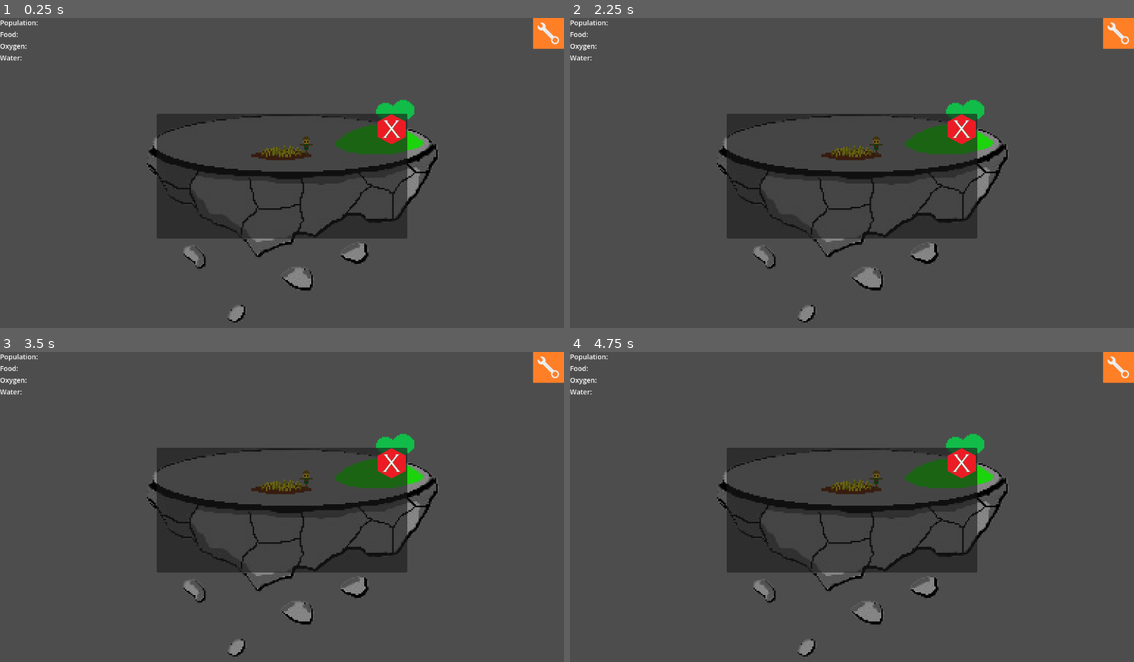
Above: before the commit, frames 1-4 (two rows, left to right).
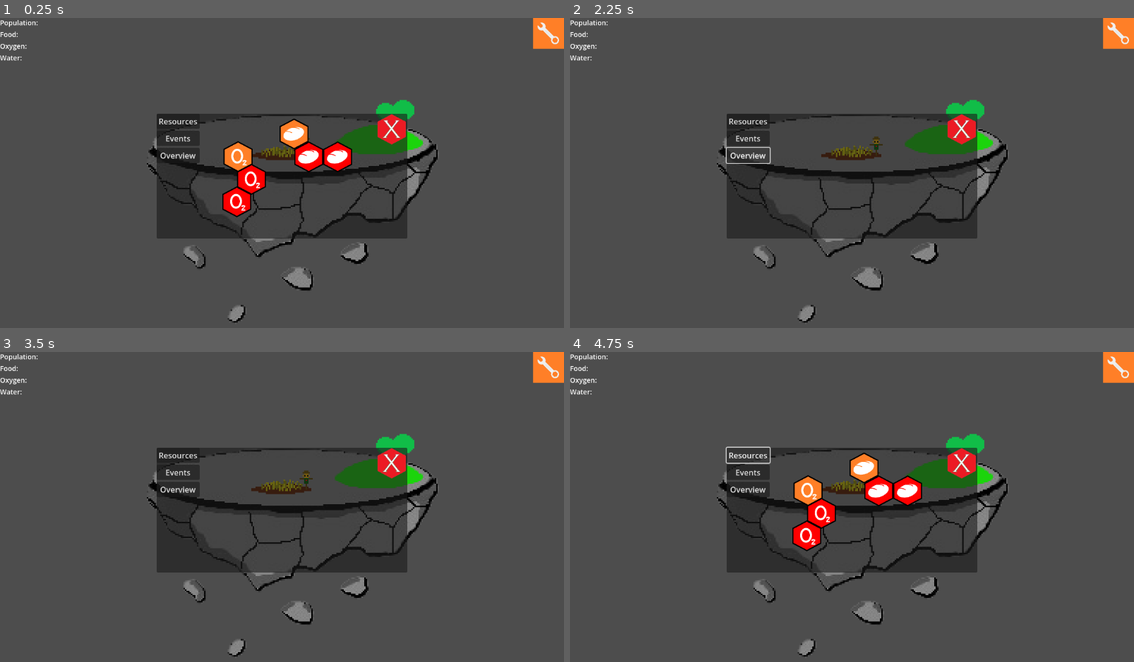
Above: after the commit, the same moments.

Repository: AvilaAndre/GlobalGameJam2025
Game: Godot game, scene res://scenes/planet_focus.tscn
The game is run twice, just before and just after one commit, with the same random seed, the same clock (stepped at 60 frames per second) and the same inputs. This scene is started directly instead of the project's main scene.
Inputs (mouse positions are in pixels of both pictures, inside the frame that each line leads up to):
- Up to frame 1 (0.25 s): no input
- Up to frame 2 (2.25 s): click (750, 120) at 0.5 s, where only the run after the commit has a clickable "Resources"; click (750, 138) at 1.25 s, where only the run after the commit has a clickable "Events"; click (750, 154) at 2 s, where only the run after the commit has a clickable "Overview"
- Up to frame 3 (3.5 s): click (547, 367) at 2.75 s
- Up to frame 4 (4.75 s): click (1117, 367) at 3.5 s; click (750, 454) at 4.25 s, where only the run after the commit has a clickable "Resources"

The runs differ from the first frame. In frame 1, 2.9% of the frame differs, in the area x 27-63%, y 32-65%; in frame 2, 0.6%; in frame 3, 0.6%; in frame 4, 3.0%, in the area x 27-63%, y 30-65%.
Error in both runs: Invalid assignment of property or key 'id' with value of type 'Nil' on a base object of type 'Node2D (planet_info.gd)'. (res://scripts/planet.gd:7)

Commit message:
Upgrade Screen Updates

Diff:
--- /dev/null
+++ b/Assets/Upgrades/Food/food_button_blocked.tres
@@ -0,0 +1,7 @@
+[gd_resource type="AtlasTexture" load_steps=2 format=3 uid="uid://blteh7s8ru8s7"]
+
+[ext_resource type="Texture2D" uid="uid://c17d5yqyq0r5a" path="res://Assets/Upgrades/Food/Food_Upgrade.png" id="1_s7dlf"]
+
+[resource]
+atlas = ExtResource("1_s7dlf")
+region = Rect2(133, 1, 119, 126)
--- /dev/null
+++ b/Assets/Upgrades/Food/food_button_bought.tres
@@ -0,0 +1,7 @@
+[gd_resource type="AtlasTexture" load_steps=2 format=3 uid="uid://b0y1uwmrqiqrf"]
+
+[ext_resource type="Texture2D" uid="uid://c17d5yqyq0r5a" path="res://Assets/Upgrades/Food/Food_Upgrade.png" id="1_mced1"]
+
+[resource]
+atlas = ExtResource("1_mced1")
+region = Rect2(261, 1, 119, 126)
--- /dev/null
+++ b/Assets/Upgrades/Food/food_button_default.tres
@@ -0,0 +1,7 @@
+[gd_resource type="AtlasTexture" load_steps=2 format=3 uid="uid://cu45ybiao25sr"]
+
+[ext_resource type="Texture2D" uid="uid://c17d5yqyq0r5a" path="res://Assets/Upgrades/Food/Food_Upgrade.png" id="1_gyrxd"]
+
+[resource]
+atlas = ExtResource("1_gyrxd")
+region = Rect2(5, 1, 119, 126)
--- /dev/null
+++ b/Assets/Upgrades/Oxygen/oxygen_button_blocked.tres
@@ -0,0 +1,7 @@
+[gd_resource type="AtlasTexture" load_steps=2 format=3 uid="uid://v2dh0lcvalav"]
+
+[ext_resource type="Texture2D" uid="uid://32bx0uyjyrx5" path="res://Assets/Upgrades/Oxygen/Oxygen_Upgrade-sheet.png" id="1_7osjn"]
+
+[resource]
+atlas = ExtResource("1_7osjn")
+region = Rect2(133, 1, 119, 126)
--- /dev/null
+++ b/Assets/Upgrades/Oxygen/oxygen_button_bought.tres
@@ -0,0 +1,7 @@
+[gd_resource type="AtlasTexture" load_steps=2 format=3 uid="uid://dq6io17lgcr6x"]
+
+[ext_resource type="Texture2D" uid="uid://32bx0uyjyrx5" path="res://Assets/Upgrades/Oxygen/Oxygen_Upgrade-sheet.png" id="1_7jnuy"]
+
+[resource]
+atlas = ExtResource("1_7jnuy")
+region = Rect2(261, 1, 119, 126)
--- /dev/null
+++ b/Assets/Upgrades/Oxygen/oxygen_button_default.tres
@@ -0,0 +1,7 @@
+[gd_resource type="AtlasTexture" load_steps=2 format=3 uid="uid://b23hl2t7gafom"]
+
+[ext_resource type="Texture2D" uid="uid://32bx0uyjyrx5" path="res://Assets/Upgrades/Oxygen/Oxygen_Upgrade-sheet.png" id="1_r3uay"]
+
+[resource]
+atlas = ExtResource("1_r3uay")
+region = Rect2(5, 1, 119, 126)
--- a/scenes/planet_focus.tscn
+++ b/scenes/planet_focus.tscn
@@ -1,9 +1,21 @@
-[gd_scene load_steps=5 format=3 uid="uid://dm6ifjkmumjnb"]
+[gd_scene load_steps=12 format=3 uid="uid://dm6ifjkmumjnb"]
 
 [ext_resource type="PackedScene" uid="uid://j7auxi2knis7" path="res://entities/planet.tscn" id="1_3a05x"]
-[ext_resource type="Script" path="res://scripts/upgrades_button.gd" id="2_dnvmm"]
-[ext_resource type="Texture2D" uid="uid://bb1ariva7e6as" path="res://Assets/Upgrade.png" id="3_l375d"]
-[ext_resource type="Texture2D" uid="uid://dm3621r6mydnp" path="res://Assets/Exit_Button.png" id="4_nqqaw"]
+[ext_resource type="Script" path="res://scripts/UI.gd" id="2_dnvmm"]
+[ext_resource type="Texture2D" uid="uid://ln40p8hnlpla" path="res://Assets/Upgrades/Upgrade.png" id="3_l375d"]
+[ext_resource type="Texture2D" uid="uid://dd0sjgj6fgp2u" path="res://Assets/Upgrades/Exit_Button.png" id="4_nqqaw"]
+[ext_resource type="Script" path="res://scripts/upgrade_panel.gd" id="4_pl7i5"]
+[ext_resource type="Texture2D" uid="uid://32bx0uyjyrx5" path="res://Assets/Upgrades/Oxygen/Oxygen_Upgrade-sheet.png" id="5_4oxay"]
+[ext_resource type="Texture2D" uid="uid://v2dh0lcvalav" path="res://Assets/Upgrades/Oxygen/oxygen_button_blocked.tres" id="7_8v1ri"]
+[ext_resource type="Texture2D" uid="uid://cu45ybiao25sr" path="res://Assets/Upgrades/Food/food_button_default.tres" id="8_0jvi4"]
+[ext_resource type="Texture2D" uid="uid://blteh7s8ru8s7" path="res://Assets/Upgrades/Food/food_button_blocked.tres" id="9_ae4wk"]
+
+[sub_resource type="AtlasTexture" id="AtlasTexture_c7cx8"]
+atlas = ExtResource("5_4oxay")
+
+[sub_resource type="AtlasTexture" id="AtlasTexture_ejokj"]
+atlas = SubResource("AtlasTexture_c7cx8")
+region = Rect2(0, 0, 128, 0)
 
 [node name="PlanetFocus" type="Node2D"]
 
@@ -83,6 +95,7 @@
 offset_bottom = 128.0
 grow_horizontal = 2
 grow_vertical = 2
+script = ExtResource("4_pl7i5")
 
 [node name="CloseButton" type="TextureButton" parent="UI/Control/UpgradePanel"]
 layout_mode = 1
@@ -96,5 +109,146 @@
 scale = Vector2(0.5, 0.5)
 texture_normal = ExtResource("4_nqqaw")
 
+[node name="TabContainer" type="VBoxContainer" parent="UI/Control/UpgradePanel"]
+layout_mode = 0
+offset_right = 40.0
+offset_bottom = 40.0
+
+[node name="Resource_tab_Button" type="Button" parent="UI/Control/UpgradePanel/TabContainer"]
+layout_mode = 2
+text = "Resources"
+
+[node name="Event_tab_Button" type="Button" parent="UI/Control/UpgradePanel/TabContainer"]
+layout_mode = 2
+text = "Events
+"
+
+[node name="Overview_tab_Button" type="Button" parent="UI/Control/UpgradePanel/TabContainer"]
+layout_mode = 2
+text = "Overview
+"
+
+[node name="WindowContainer" type="Control" parent="UI/Control/UpgradePanel"]
+anchors_preset = 0
+offset_right = 40.0
+offset_bottom = 40.0
+
+[node name="ResourceWindow" type="Control" parent="UI/Control/UpgradePanel/WindowContainer"]
+anchors_preset = 0
+offset_right = 40.0
+offset_bottom = 40.0
+
+[node name="Oxygen_Tree" type="Control" parent="UI/Control/UpgradePanel/WindowContainer/ResourceWindow"]
+anchors_preset = 0
+offset_left = -51.0
+offset_top = 14.0
+offset_right = -11.0
+offset_bottom = 54.0
+
+[node name="Oxygen_Upgrade_1" type="TextureButton" parent="UI/Control/UpgradePanel/WindowContainer/ResourceWindow/Oxygen_Tree"]
+layout_mode = 0
+offset_left = 185.0
+offset_top = 42.0
+offset_right = 313.0
+offset_bottom = 170.0
+scale = Vector2(0.5, 0.5)
+texture_normal = SubResource("AtlasTexture_ejokj")
+
+[node name="Oxygen_1_Label" type="Label" parent="UI/Control/UpgradePanel/WindowContainer/ResourceWindow/Oxygen_Tree/Oxygen_Upgrade_1"]
+visible = false
+layout_mode = 0
+offset_right = 40.0
+offset_bottom = 23.0
+
+[node name="Oxygen_Upgrade_2" type="TextureButton" parent="UI/Control/UpgradePanel/WindowContainer/ResourceWindow/Oxygen_Tree"]
+layout_mode = 0
+offset_left = 215.0
+offset_top = 89.0
+offset_right = 343.0
+offset_bottom = 217.0
+scale = Vector2(0.5, 0.5)
+texture_normal = ExtResource("7_8v1ri")
+
+[node name="Oxygen_2_Label" type="Label" parent="UI/Control/UpgradePanel/WindowContainer/ResourceWindow/Oxygen_Tree/Oxygen_Upgrade_2"]
+visible = false
+layout_mode = 0
+offset_right = 40.0
+offset_bottom = 23.0
+
+[node name="Oxygen_Upgrade_3" type="TextureButton" parent="UI/Control/UpgradePanel/WindowContainer/ResourceWindow/Oxygen_Tree"]
+layout_mode = 0
+offset_left = 185.0
+offset_top = 135.0
+offset_right = 313.0
+offset_bottom = 263.0
+scale = Vector2(0.5, 0.5)
+texture_normal = ExtResource("7_8v1ri")
+
+[node name="Oxygen_3_Label" type="Label" parent="UI/Control/UpgradePanel/WindowContainer/ResourceWindow/Oxygen_Tree/Oxygen_Upgrade_3"]
+visible = false
+layout_mode = 0
+offset_right = 40.0
+offset_bottom = 23.0
+
+[node name="Food_Tree" type="Control" parent="UI/Control/UpgradePanel/WindowContainer/ResourceWindow"]
+anchors_preset = 0
+offset_left = 66.0
+offset_top = -32.0
+offset_right = 106.0
+offset_bottom = 8.0
+
+[node name="Food_Upgrade_1" type="TextureButton" parent="UI/Control/UpgradePanel/WindowContainer/ResourceWindow/Food_Tree"]
+layout_mode = 0
+offset_left = 185.0
+offset_top = 42.0
+offset_right = 313.0
+offset_bottom = 170.0
+scale = Vector2(0.5, 0.5)
+texture_normal = ExtResource("8_0jvi4")
+
+[node name="Food_1_Label" type="Label" parent="UI/Control/UpgradePanel/WindowContainer/ResourceWindow/Food_Tree/Food_Upgrade_1"]
+visible = false
+layout_mode = 0
+offset_right = 40.0
+offset_bottom = 23.0
+
+[node name="Food_Upgrade_2" type="TextureButton" parent="UI/Control/UpgradePanel/WindowContainer/ResourceWindow/Food_Tree"]
+layout_mode = 0
+offset_left = 215.0
+offset_top = 89.0
+offset_right = 343.0
+offset_bottom = 217.0
+scale = Vector2(0.5, 0.5)
+texture_normal = ExtResource("9_ae4wk")
+
+[node name="Food_2_Label" type="Label" parent="UI/Control/UpgradePanel/WindowContainer/ResourceWindow/Food_Tree/Food_Upgrade_2"]
+visible = false
+layout_mode = 0
+offset_right = 40.0
+offset_bottom = 23.0
+
+[node name="Food_Upgrade_3" type="TextureButton" parent="UI/Control/UpgradePanel/WindowContainer/ResourceWindow/Food_Tree"]
+layout_mode = 0
+offset_left = 274.0
+offset_top = 89.0
+offset_right = 402.0
+offset_bottom = 217.0
+scale = Vector2(0.5, 0.5)
+texture_normal = ExtResource("9_ae4wk")
+
+[node name="Food_3_Label" type="Label" parent="UI/Control/UpgradePanel/WindowContainer/ResourceWindow/Food_Tree/Food_Upgrade_3"]
+visible = false
+layout_mode = 0
+offset_right = 40.0
+offset_bottom = 23.0
+
+[node name="EventWindow" type="Control" parent="UI/Control/UpgradePanel/WindowContainer"]
+anchors_preset = 0
+offset_right = 40.0
+offset_bottom = 40.0
+
 [connection signal="pressed" from="UI/Control/UpgradesButton" to="UI" method="_on_upgrades_button_pressed"]
 [connection signal="pressed" from="UI/Control/UpgradePanel/CloseButton" to="UI" method="_on_close_button_pressed"]
+[connection signal="pressed" from="UI/Control/UpgradePanel/TabContainer/Resource_tab_Button" to="UI/Control/UpgradePanel" method="_on_resource_tab_button_pressed"]
+[connection signal="pressed" from="UI/Control/UpgradePanel/TabContainer/Event_tab_Button" to="UI/Control/UpgradePanel" method="_on_event_tab_button_pressed"]
+[connection signal="pressed" from="UI/Control/UpgradePanel/TabContainer/Overview_tab_Button" to="UI/Control/UpgradePanel" method="_on_overview_tab_button_pressed"]
--- /dev/null
+++ b/scripts/autoload.gd
@@ -0,0 +1,22 @@
+extends Node2D
+
+var running : bool = true
+
+var planets: Dictionary = {
+	0: PlanetType.new(0, 0, 0),
+	2: PlanetType.new(2, -100.0, 200.0),
+	1: PlanetType.new(1, -300.0, 0),
+	3: PlanetType.new(3, 240.0, -400.0),
+	4: PlanetType.new(4, 350.0, 100.0),
+	5: PlanetType.new(5, -50.0, -200.0),
+}
+
+func _ready() -> void:
+	planets[0].food = 100
+	planets[0].population = 5
+
+
+func _process(_delta: float) -> void:
+	if running:
+		for i in planets.keys():
+			planets[i].food += _delta
--- /dev/null
+++ b/scripts/upgrade_panel.gd
@@ -0,0 +1,26 @@
+extends Panel
+
+
+# Called when the node enters the scene tree for the first time.
+func _ready():
+	pass # Replace with function body.
+
+
+# Called every frame. 'delta' is the elapsed time since the previous frame.
+func _process(delta):
+	pass
+
+
+func show_window(window_name: String):
+	for child in $WindowContainer.get_children():
+		child.visible = (child.name == window_name)
+
+
+func _on_resource_tab_button_pressed():
+	show_window("ResourceWindow")
+
+func _on_event_tab_button_pressed():
+	show_window("EventWindow")
+
+func _on_overview_tab_button_pressed():
+	show_window("OverviewWindow")
Binary file changed: Assets/Base_Upgrade.ase
Binary file removed: Assets/Oxygen_Upgrade.png
Renamed: Assets/Base_Upgrade.png -> Assets/Upgrades/Base_Upgrade.png
Renamed: Assets/Exit_Button.png -> Assets/Upgrades/Exit_Button.png
Binary file added: Assets/Upgrades/Food/Food_Upgrade.png
Binary file added: Assets/Upgrades/Oxygen/Oxygen_Upgrade-sheet.png
Renamed: Assets/Upgrade.png -> Assets/Upgrades/Upgrade.png
Binary file added: Assets/Upgrades/Water/Water_Upgrade.png
Renamed: scripts/upgrades_button.gd -> scripts/UI.gd
